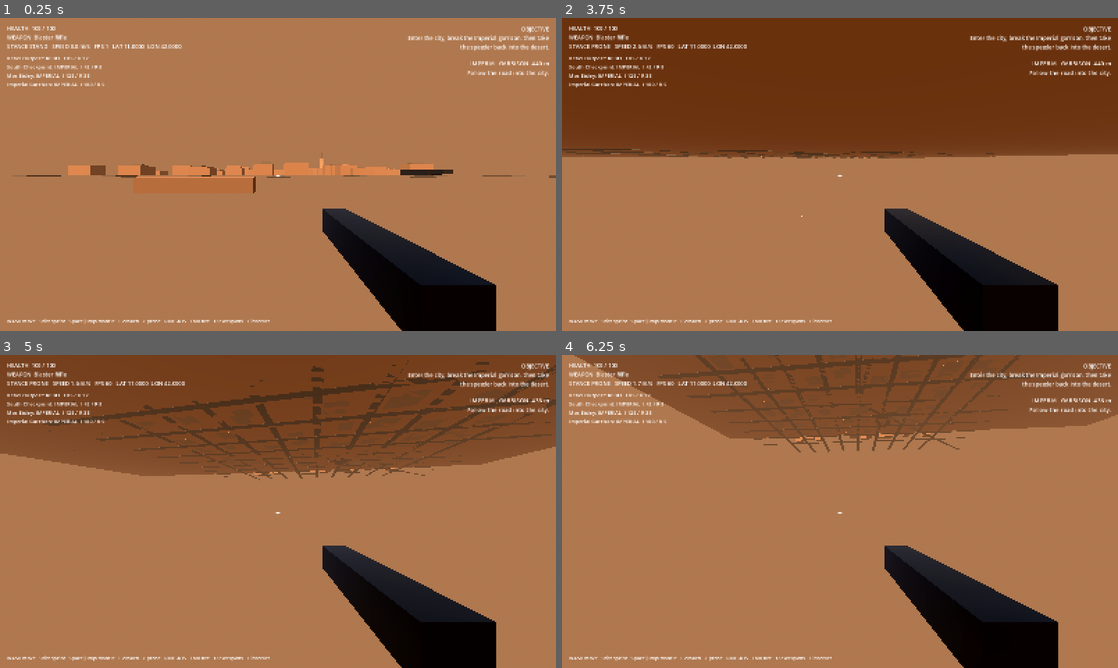
Above: before the commit, frames 1-4 (two rows, left to right).
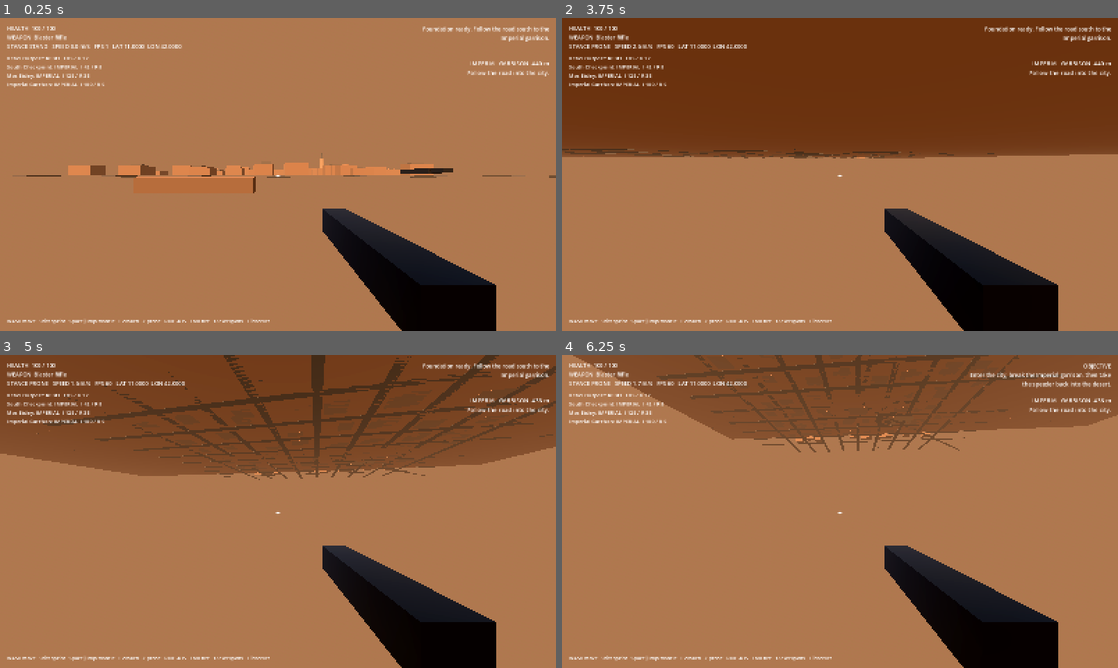
Above: after the commit, the same moments.

Repository: Deputy1389/far-horizon
Game: Godot game, scene res://game/scenes/main.tscn
Same seed, same stepped clock (60 frames per second), same inputs: the game is played once before the commit and once after it.
Inputs (mouse positions are in pixels of both pictures, inside the frame that each line leads up to):
- Up to frame 1 (0.25 s): no input
- Up to frame 2 (3.75 s): move the mouse to (867, 174) at 0.52 s; hold Right mouse button (aim) 0.53-1.28 s; hold W (move_forward) from 0.53 s (still down); click (867, 174) at 0.67 s; tap Space (jump) at 0.77, 1.52, 3.02 s; move the mouse to (812, 174) at 1.27 s; tap C (crouch) at 1.35 s; move the mouse to (851, 168) at 2.02 s; press the mouse at (851, 168) at 2.03 s; move the mouse to (834, 180) at 2.77 s; release the mouse at (834, 180) at 2.78 s; tap E (interact) at 2.85 s; click (834, 180) at 2.92 s; move the mouse to (878, 177) at 3.52 s; tap Z (prone) at 3.6 s
- Up to frame 3 (5 s): keep holding W (move_forward); tap Space (jump) at 3.77, 4.52 s; move the mouse to (233, 508) at 4.27 s; tap Shift (sprint) at 4.35 s
- Up to frame 4 (6.25 s): move the mouse to (845, 511) at 5.02 s; tap 1 (weapon_1) at 5.1 s; click (845, 511) at 5.17 s; move the mouse to (817, 505) at 5.77 s; release W (move_forward) at 5.78 s; hold D (move_right) from 5.78 s (still down); tap 2 (weapon_2) at 5.85 s; tap Space (jump) at 6.02 s

The runs differ from the first frame. In frame 1, 0.7% of the frame differs, in the area x 72-99%, y 2-51%; in frame 2, 0.9%; in frame 3, 3.3%, in the area x 1-100%, y 0-40%; in frame 4, 1.6%.

Commit message:
runtime: render camera HUD before world bootstrap and emit ready marker

Diff:
--- a/game/scripts/main.gd
+++ b/game/scripts/main.gd
@@ -15,7 +15,7 @@
 func _ready() -> void:
 	_install_input_map()
 	_build_environment()
-	_build_foundation_world()
+	await _build_foundation_world()
 
 func _build_environment() -> void:
 	var environment_node := WorldEnvironment.new()
@@ -62,6 +62,7 @@
 	player = FPSController.new()
 	add_child(player)
 	player.global_position = Vector3(0.0, 6.0, 0.0)
+	player.set_physics_process(false)
 	floating_origin.track(player)
 
 	# Strategic data owns the meaningful map coordinates. The physical world is
@@ -74,6 +75,14 @@
 	strategy.force_destroyed.connect(_on_force_destroyed)
 	strategy.initialize_default_war()
 
+	# Put a real camera/HUD on screen before doing procedural mesh/collision work.
+	# This prevents a long-looking gray window while the first terrain ring builds.
+	hud = DebugHud.new()
+	add_child(hud)
+	hud.configure(player, floating_origin, strategy)
+	strategy.event_logged.emit("Preparing Tatooine surface and Mos Eisley combat space...")
+	await get_tree().process_frame
+
 	var rebel_node: Dictionary = strategy.nodes["rebel_outpost"]
 	var city_node: Dictionary = strategy.nodes["mos_eisley"]
 	var rebel_map: Vector2 = rebel_node["map_position"]
@@ -109,14 +118,14 @@
 	_spawn_capture_point()
 	_spawn_speeder(rebel_map)
 
-	hud = DebugHud.new()
-	add_child(hud)
-	hud.configure(player, floating_origin, strategy)
 	if capture_point != null:
 		capture_point.progress_changed.connect(hud.set_capture_progress)
 		hud.set_capture_progress(capture_point.progress / maxf(capture_point.capture_seconds, 0.001), false)
 
+	player.set_physics_process(true)
 	player.died.connect(_respawn_player)
+	strategy.event_logged.emit("Foundation ready. Follow the road south to the Imperial garrison.")
+	print("FOUNDATION_READY chunks=%d enemies=%d" % [planet.chunks.size(), squads.active_member_count()])
 
 func _spawn_enemies() -> void:
 	var positions := city.combat_spawns
